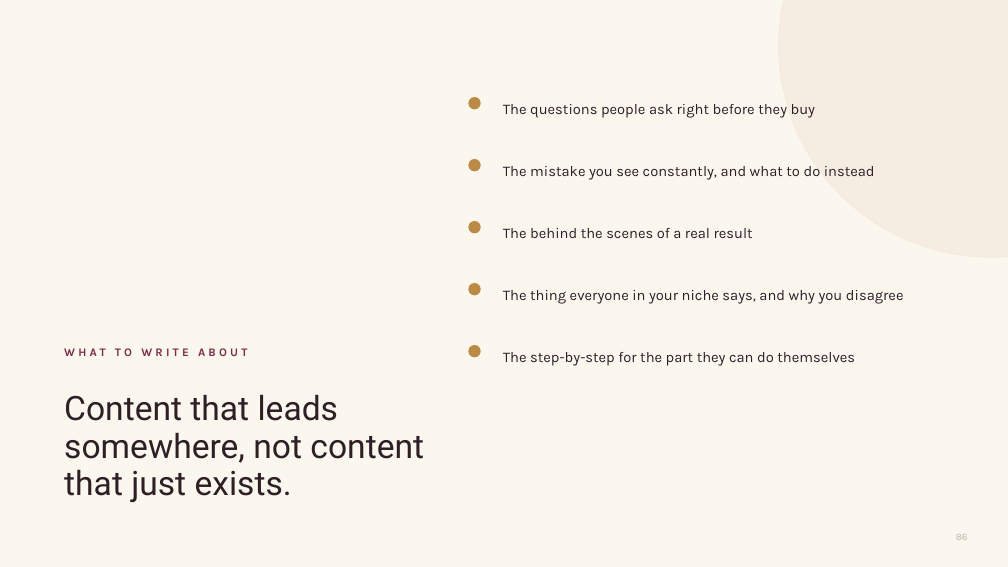
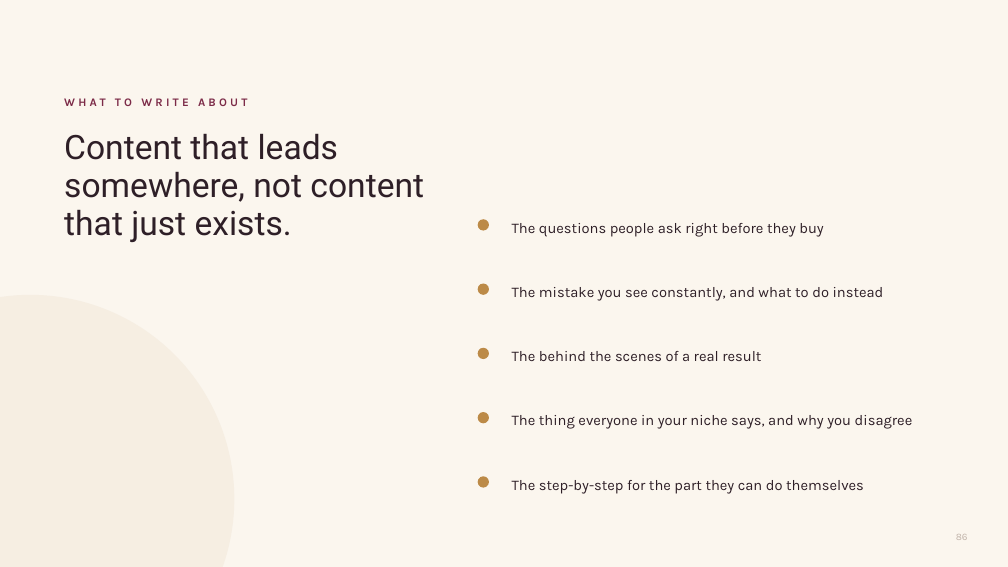
Before and after one commit to genasbury12/blb-site, a slide deck: slide 86 of BLB-Course-Deck-Template.pptx. Drawn at 1008x567 pixels with LibreOffice and Linux fonts; fonts in the diff are those of the drawing. Boxes give left, top, right and bottom in pixels: in the first picture for what was removed or moved away, otherwise in the second. Text is boxed around its words. In the diff, an @@ line names an element or a change of style, - is before the commit and + after.

```diff
--- a/BLB-Course-Deck-Template.pptx
+++ b/BLB-Course-Deck-Template.pptx
@@ text "WHAT TO WRITE ABOUT": place and size @@
-text "WHAT TO WRITE ABOUT" at [64,348,247,356]
+text "WHAT TO WRITE ABOUT" at [64,98,247,106]
@@ text "WHAT TO WRITE ABOUT" at [64,98,247,106]: vertical alignment middle to top @@
@@ ellipse removed at [469,98,480,109] @@
@@ text "Content that leads somewhere, not ..." at [64,133,424,242]: vertical alignment middle to top @@
@@ text "Content that leads somewhere, not ...": place and size @@
-text "Content that leads somewhere, not ..." at [64,394,424,502]
+text "Content that leads somewhere, not ..." at [64,133,424,242]
@@ text "The questions people ask right ...": place and size @@
-text "The questions people ask right ..." at [503,104,815,118]
+text "The questions people ask right ..." at [512,223,823,237]
@@ ellipse: place and size @@
-ellipse at [469,160,480,171]
+ellipse at [478,219,489,231]
@@ text "The mistake you see constantly, ...": place and size @@
-text "The mistake you see constantly, ..." at [503,166,875,180]
+text "The mistake you see constantly, ..." at [512,287,884,301]
@@ ellipse: place and size @@
-ellipse at [779,0,1008,257]
+ellipse at [0,295,234,567]
@@ ellipse at [0,295,234,567]: fill #F4EBDE at 75% opacity to #F4EBDE at 70% opacity; outline #F4EBDE 1 pt to none @@
@@ ellipse: place and size @@
-ellipse at [469,222,480,233]
+ellipse at [478,284,489,295]
@@ ellipse: place and size @@
-ellipse at [469,284,480,295]
+ellipse at [478,348,489,359]
@@ text "The behind the scenes of ...": place and size @@
-text "The behind the scenes of ..." at [503,228,753,238]
+text "The behind the scenes of ..." at [512,351,761,361]
@@ outline #BC8A47 1 pt to none in 4 elements at [478,219,489,231], [478,284,489,295], [478,348,489,359], [478,412,489,423] @@
@@ ellipse: place and size @@
-ellipse at [469,346,480,357]
+ellipse at [478,412,489,423]
@@ text "The thing everyone in your ...": place and size @@
-text "The thing everyone in your ..." at [503,290,904,304]
+text "The thing everyone in your ..." at [512,415,913,429]
@@ ellipse added at [478,476,489,488], fill #BC8A47 @@
@@ text "The step-by-step for the part ...": place and size @@
-text "The step-by-step for the part ..." at [503,352,855,366]
+text "The step-by-step for the part ..." at [512,480,864,494]
```
Also in this commit, not shown: 99 other slides changed, 1 other file.
